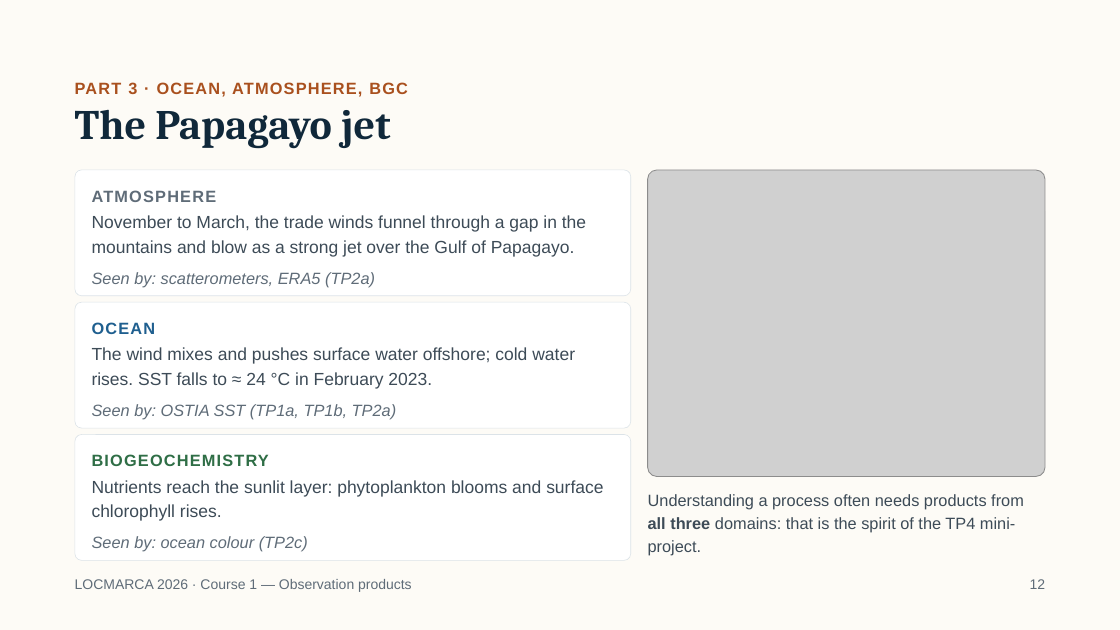
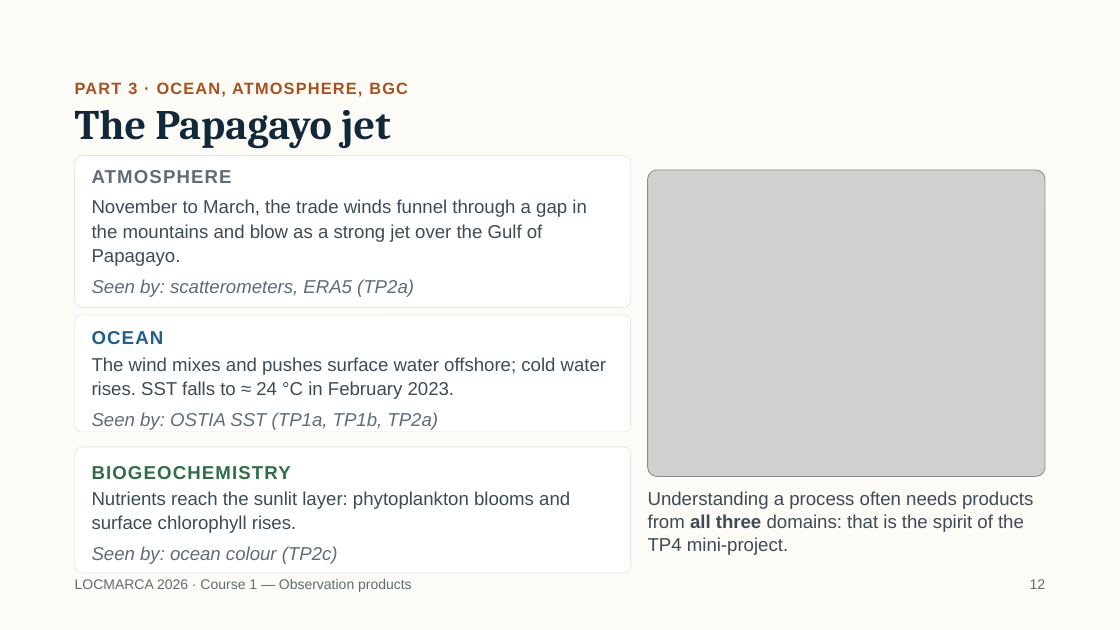
Before and after one commit to gcambon/script-locmarca, a slide deck: slide 14 of Courses/01_course_observation_products.pptx. Drawn at 1120x630 pixels with LibreOffice and Linux fonts; fonts in the diff are those of the drawing; grey boxes stand for pictures. Boxes give left, top, right and bottom in pixels: in the first picture for what was removed or moved away, otherwise in the second. Text is boxed around its words. In the diff, an @@ line names an element or a change of style, - is before the commit and + after.

```diff
--- a/Courses/01_course_observation_products.pptx
+++ b/Courses/01_course_observation_products.pptx
@@ rounded rectangle: place and size @@
-rounded rectangle at <box>75,170,631,296</box>
+rounded rectangle at <box>75,155,631,308</box>
@@ size 14 to 16 pt in 7 elements at <box>648,491,1033,555</box>, <box>92,279,414,297</box>, <box>92,331,164,344</box>, <box>92,412,438,430</box>, <box>92,466,291,479</box>, <box>92,546,338,564</box>, <box>92,170,232,183</box> @@
@@ text "ATMOSPHERE": place and size @@
-text "ATMOSPHERE" at <box>92,190,217,202</box>
+text "ATMOSPHERE" at <box>92,170,232,183</box>
@@ size 15 to 16 pt in 3 elements at <box>92,357,607,399</box>, <box>92,491,570,533</box>, <box>92,199,586,242</box> @@
@@ text "November to March, the trade ...": place and size @@
-text "November to March, the trade ..." at <box>92,215,586,257</box>
+text "November to March, the trade ..." at <box>92,199,586,242</box>
@@ rounded rectangle: place and size @@
-rounded rectangle at <box>75,302,631,429</box>
+rounded rectangle at <box>75,315,631,432</box>
@@ 2 texts, 1 rounded rectangle: place and size @@
-2 texts, 1 rounded rectangle at <box>75,434,631,560</box>
+2 texts, 1 rounded rectangle at <box>75,447,631,573</box>
@@ 5 texts: place and size @@
-5 texts at <box>92,272,575,466</box>
+5 texts at <box>92,279,607,479</box>
```
Also in this commit, not shown: 14 other slides changed, 5 other files.
